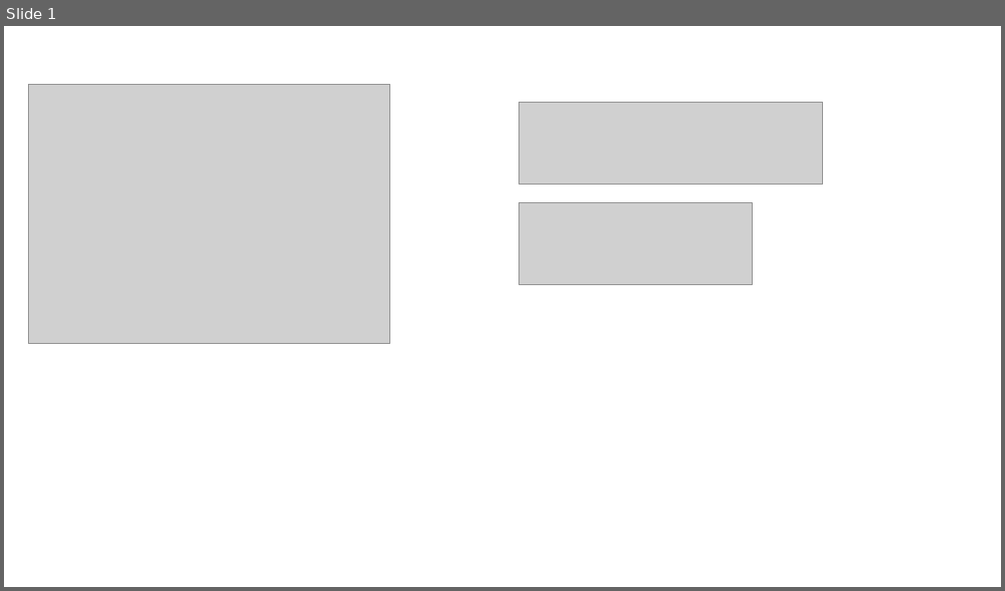
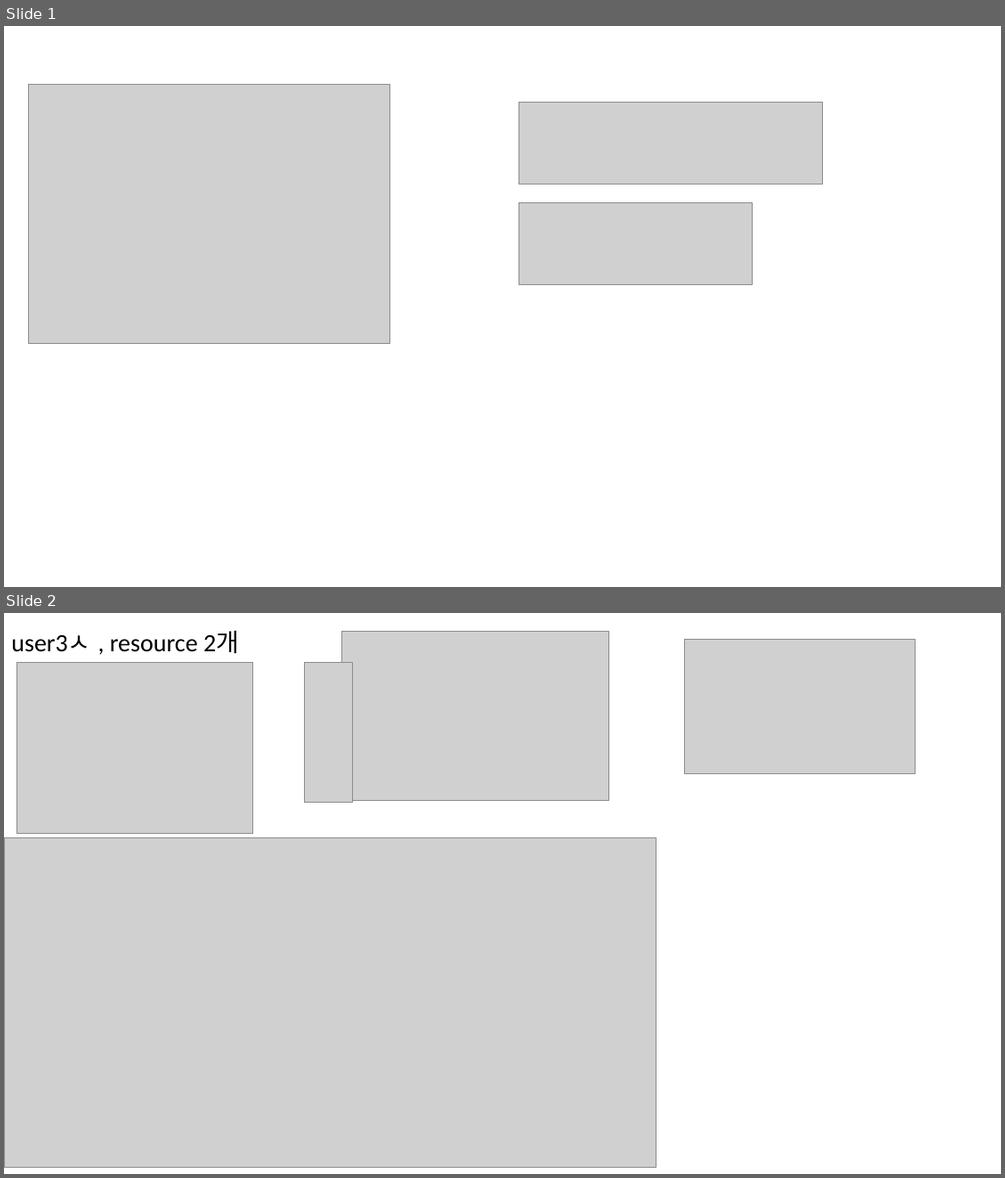
Before and after one commit to ihatesummer/survey_propagation, a slide deck: notes.pptx. Shown one above the other, each under a label of ours: slide 1 before the commit, slides 1 and 2 after it. The pictures are 1005x591 and 1005x1178 pixels, drawn with LibreOffice and Linux fonts; fonts in the diff are those of the drawing; grey boxes stand for pictures. Boxes give left, top, right and bottom in pixels: in the first picture for what was removed or moved away, otherwise in the second. Text is boxed around its words. In the diff, an @@ line names an element or a change of style, - is before the commit and + after.

```diff
--- a/notes.pptx
+++ b/notes.pptx
@@ slide 2 added at [4,613,1001,1174], background #FFFFFF @@
@@ title added at [11,631,239,654], 24 pt, text #000000 @@
+user3ㅅ , resource 2개
@@ picture added at [342,632,608,801] @@
@@ picture added at [685,639,914,774] @@
@@ picture added at [16,662,252,833] @@
@@ picture added at [304,662,353,802] @@
@@ picture added at [4,837,656,1167] @@
```
Also in this commit, not shown: 1 other slide added, 1 slide removed, 2 other files.
